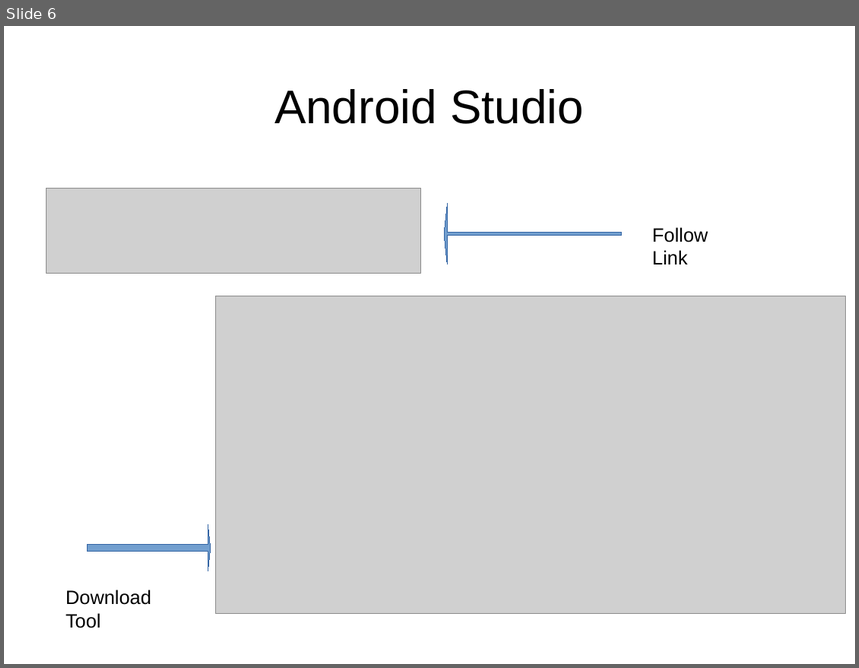
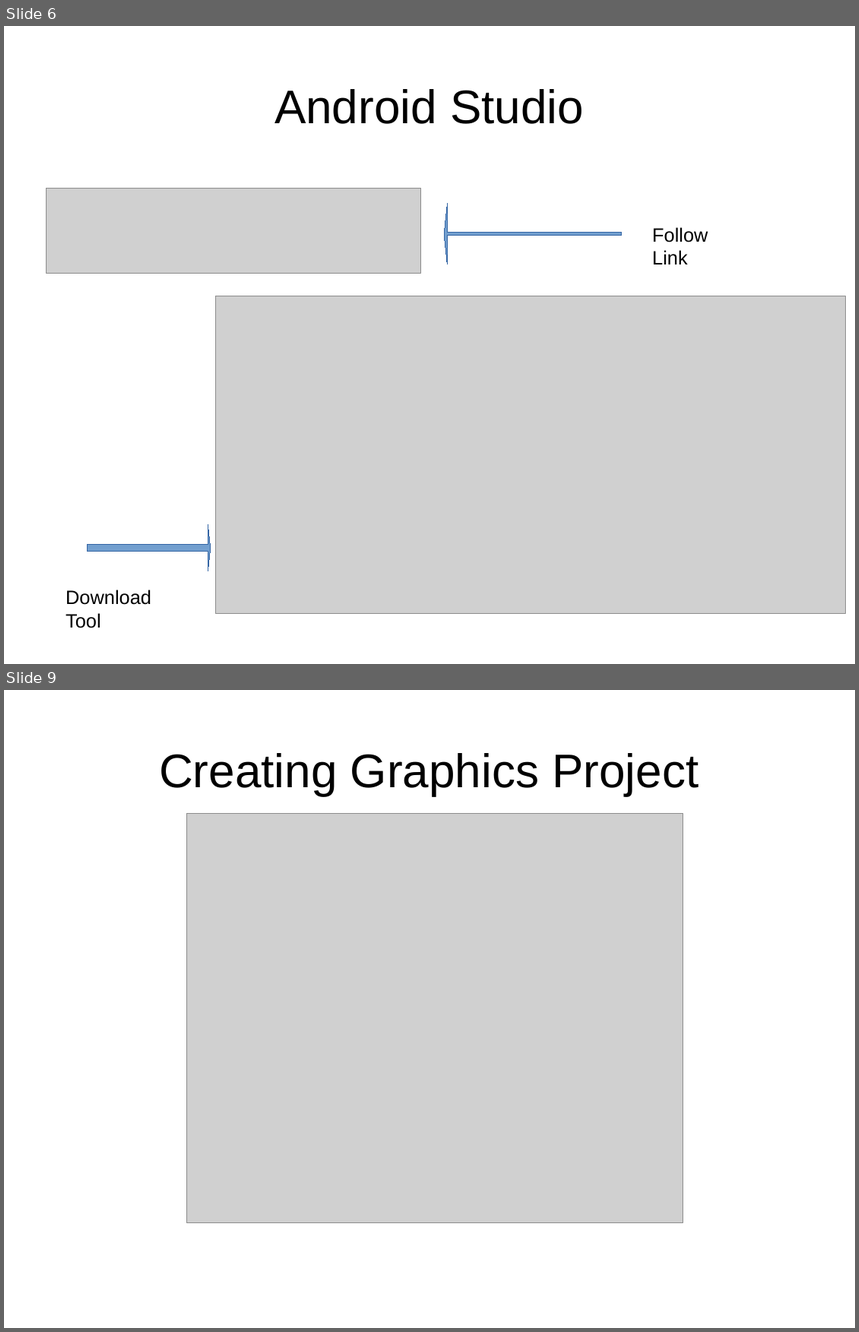
Before and after one commit to shabbir-hussain/ecse321tutF15, a slide deck: 02 - Setting up your computer cont.pptx. Shown one above the other, each under a label of ours: slide 6 before the commit, slides 6 and 9 after it; the slides between them are not shown. The pictures are 859x668 and 859x1332 pixels, drawn with LibreOffice and Linux fonts; fonts in the diff are those of the drawing; grey boxes stand for pictures. Boxes give left, top, right and bottom in pixels: in the first picture for what was removed or moved away, otherwise in the second. Text is boxed around its words. In the diff, an @@ line names an element or a change of style, - is before the commit and + after.

```diff
--- a/02 - Setting up your computer cont.pptx
+++ b/02 - Setting up your computer cont.pptx
@@ slide 9 added at bbox=[4, 690, 855, 1328], background #FFFFFF @@
@@ text added at bbox=[159, 753, 699, 796], 44 pt, text #000000 @@
+Creating Graphics Project
@@ picture added at bbox=[186, 814, 683, 1223] @@
```
Also in this commit, not shown: 2 slides changed, 5 other slides added, 16 other files.
